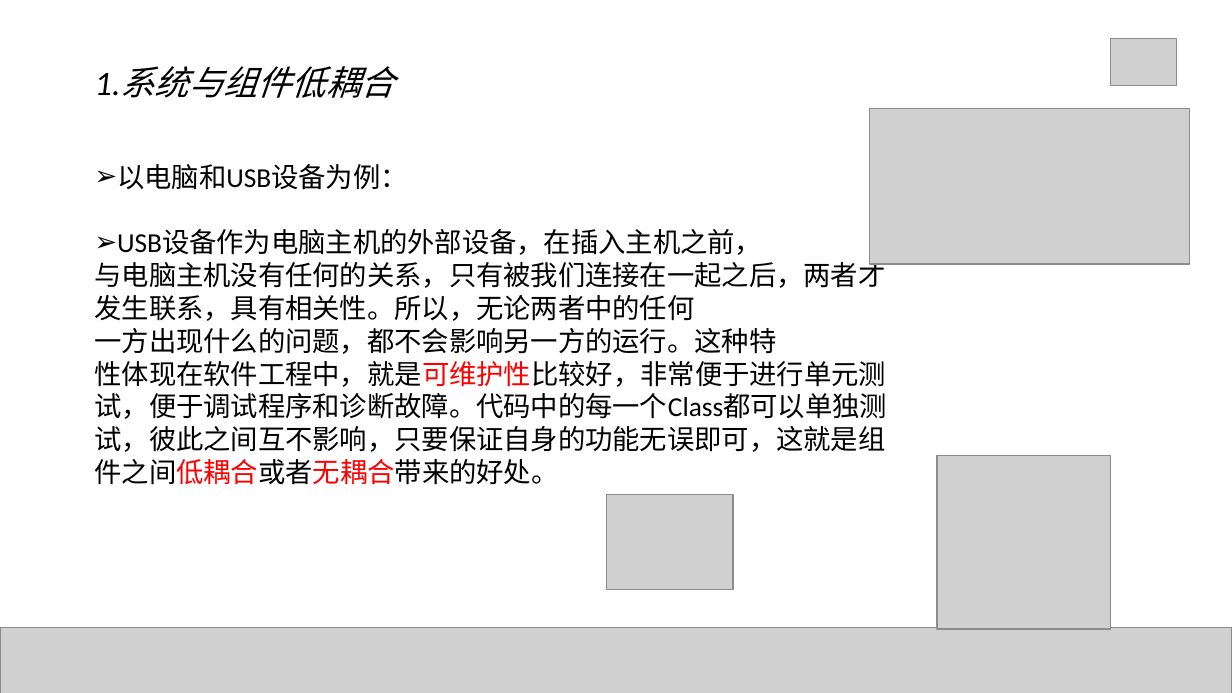
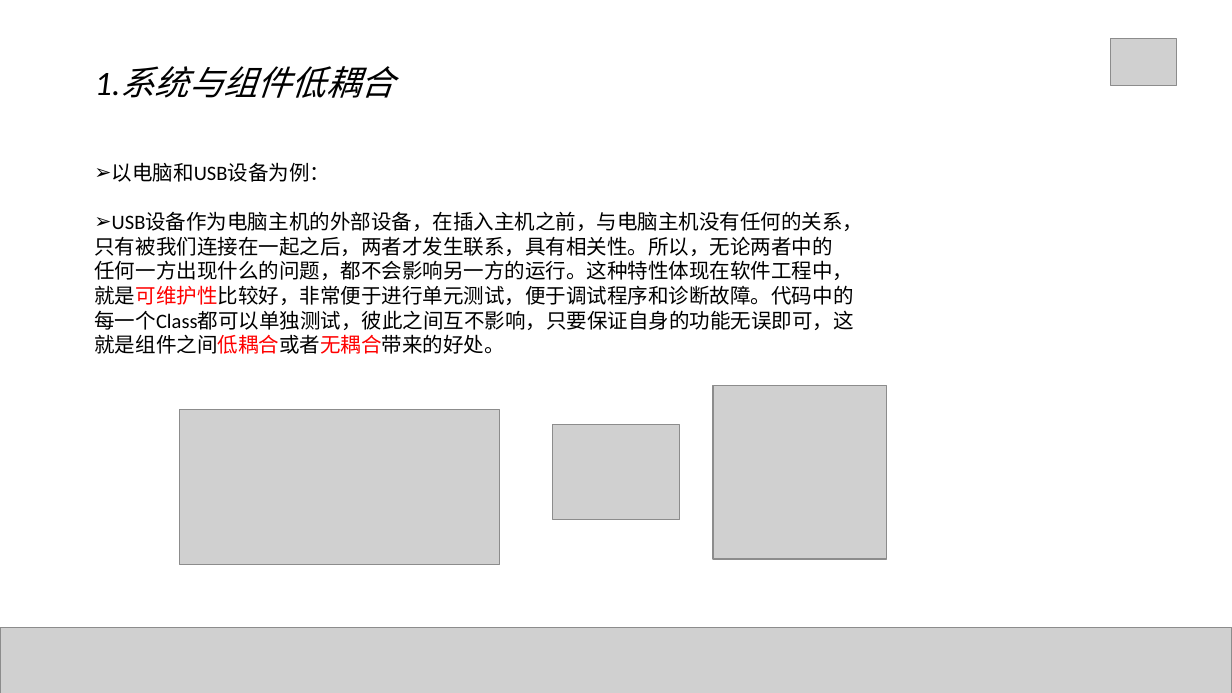
Before and after one commit to Mrchensama/DependenceInjection, a slide deck: slide 9 of 陈胡-依赖注入.pptx. Drawn at 1232x693 pixels with LibreOffice and Linux fonts; fonts in the diff are those of the drawing; grey boxes stand for pictures. Boxes give left, top, right and bottom in pixels: in the first picture for what was removed or moved away, otherwise in the second. Text is boxed around its words. In the diff, an @@ line names an element or a change of style, - is before the commit and + after.

```diff
--- a/陈胡-依赖注入.pptx
+++ b/陈胡-依赖注入.pptx
@@ text at bbox=[112, 162, 330, 182]: size 16 to 12 pt in "以电脑和USB设备为例：" @@
@@ text at bbox=[94, 212, 864, 354]: text changed; size 16 to 12 pt @@
-➢ USB设备作为电脑主机的外部设备，在插入主机之前，
-与电脑主机没有任何的关系，只有被我们连接在一起之后，两者才发生联系，具有相关性。所以，无论两者中的任何
-一方出现什么的问题，都不会影响另一方的运行。这种特
-性体现在软件工程中，就是可维护性比较好，非常便于进行单元测试，便于调试程序和诊断故障。代码中的每一个Class都可以单独测试，彼此之间互不影响，只要保证自身的功能无误即可，这就是组件之间低耦合或者无耦合带来的好处。
+➢ USB设备作为电脑主机的外部设备，在插入主机之前，与电脑主机没有任何的关系，
+只有被我们连接在一起之后，两者才发生联系，具有相关性。所以，无论两者中的
+任何一方出现什么的问题，都不会影响另一方的运行。这种特性体现在软件工程中，
+就是可维护性比较好，非常便于进行单元测试，便于调试程序和诊断故障。代码中的
+每一个Class都可以单独测试，彼此之间互不影响，只要保证自身的功能无误即可，这
+就是组件之间低耦合或者无耦合带来的好处。
@@ picture: place and size @@
-picture at bbox=[938, 456, 1111, 630]
+picture at bbox=[713, 386, 887, 559]
@@ picture: place and size @@
-picture at bbox=[870, 108, 1190, 264]
+picture at bbox=[180, 409, 500, 564]
@@ picture: place and size @@
-picture at bbox=[606, 494, 733, 589]
+picture at bbox=[553, 425, 680, 520]
```
Also in this commit, not shown: 14 other slides changed, 8 slides added, 2 slides removed, 5 other files.
